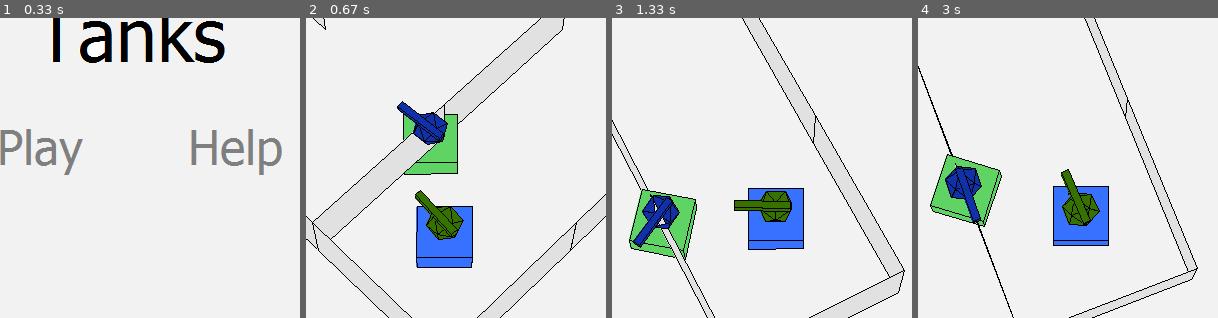
Above: before the commit, frames 1-4 (left to right).
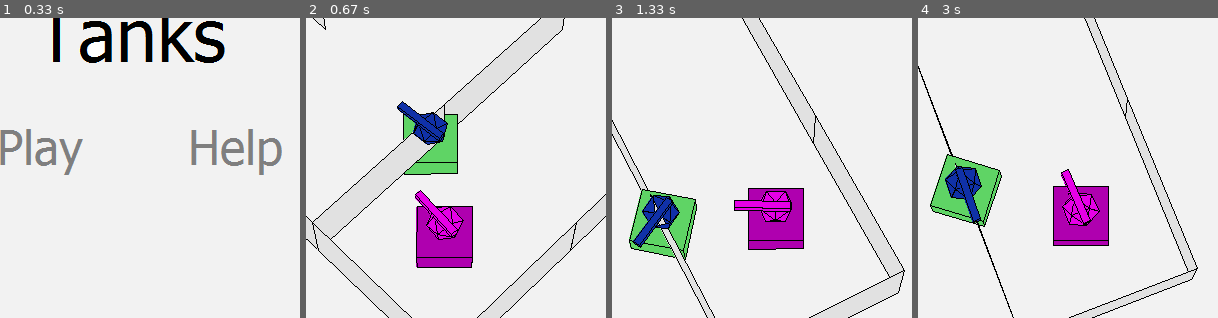
Above: after the commit, the same moments.

Repository: LucasSimpson/EpicGame
Game: pygame game, started from Tanks.py
The game is run twice, just before and just after one commit, with the same random seed, the same clock (stepped at 60 frames per second) and the same inputs. The source is Python 2; it was converted automatically to run under Python 3.
Inputs (mouse positions are % of the whole screen's width and height, from its top left):
- Up to frame 1 (0.33 s): no input
- Up to frame 2 (0.67 s): click (34, 42) at 0.4 s
- Up to frame 3 (1.33 s): hold Right 0.67-1.13 s; move the mouse to (50, 56) at 0.7 s; hold Up from 1.17 s (still down); tap Z at 1.23 s
- Up to frame 4 (3 s): release Up at 1.47 s; hold Right 1.5-1.97 s; tap Z at 1.57, 1.87, 2.07, 2.37, 2.63 s; hold Left 2-2.53 s; tap X at 2.15 s; hold Down 2.57-2.87 s; tap Space at 2.9 s
The pictures show only the part of the screen within x 27-77%, y 20-70%; the shares and areas given below are measured in that part.

Frame 1 is identical in both runs. In frame 2, 3.5% of the frame differs, in the area x 36-56%, y 57-83%; in frame 3, 3.3%; in frame 4, 3.3%.

Commit message:
More bug fixes!

Diff:
--- a/LevelController.py
+++ b/LevelController.py
@@ -23,11 +23,16 @@
     # loads stuff for level to run
     def loadLevel (self, pygame):
         print "\n\n\n\n*** LEVEL " + str (self.level) + " ***"
-        self.player.setUpPlayer (Vector.Vector ([25, 25]), pygame.colorRGB (54, 114, 255), pygame.colorRGB (54, 114, 0))
+        self.player.setUpPlayer (Vector.Vector ([25, 25]), pygame.colorRGB (175, 0, 175), pygame.colorRGB (230, 0, 230)) # dat pink
         self.world.newObject (self.player.graphicsObjects ())
-        self.maze.loadMaze (self.mazeSizes [self.level - 1])
-        self.world.loadMaze (self.maze, pygame)
-        self.AI.setUpRobots (self.numRobots [self.level - 1], pygame)
+        if self.level < len (self.numRobots):
+            self.maze.loadMaze (self.mazeSizes [self.level - 1])
+            self.world.loadMaze (self.maze, pygame)
+            self.AI.setUpRobots (self.numRobots [self.level - 1], pygame)
+        else:
+            self.maze.loadMaze (8)
+            self.world.loadMaze (self.maze, pygame)
+            self.AI.setUpRobots (self.level * 2, pygame)
 
     # resets after level is over
     def reset (self):
--- a/Maze.py
+++ b/Maze.py
@@ -33,12 +33,12 @@
     # initial values
     def __init__ (self):
         self.enemies = []
-        self.bullets = [Bullet () for a in range (5)]
+        self.bullets = [Bullet () for a in range (20)]
 
     # add an enemy to hit list
     def addEnemy (self, enemy):
         self.enemies += [enemy]
-        self.bullets += [Bullet () for a in range (5)]
+        self.bullets += [Bullet () for a in range (20)]
 
     # adds a new Bullet
     def newBullet (self, pos, vel):
--- a/Tanks.py
+++ b/Tanks.py
@@ -65,7 +65,7 @@
             world.render (pygame)
             timer.tock (2)
 
-            if pygame.keyboardInput () [271]: # numpad enter key to show timer stats
+            if pygame.keyboardInput () [271]: # numpad enter key to show frame stats
                 print timer
         else:
             levelController.reset ()
@@ -112,12 +112,3 @@
 
 
 pygame.MainLoop (loop)
-
-
-##def loop (frame):
-##    pygame.update ()
-##    keys = pygame.keyboardInput ()
-##    for a in range (len (keys)):
-##        if keys [a] != 0 and a != 300:
-##            print a
-##pygame.MainLoop (loop)
